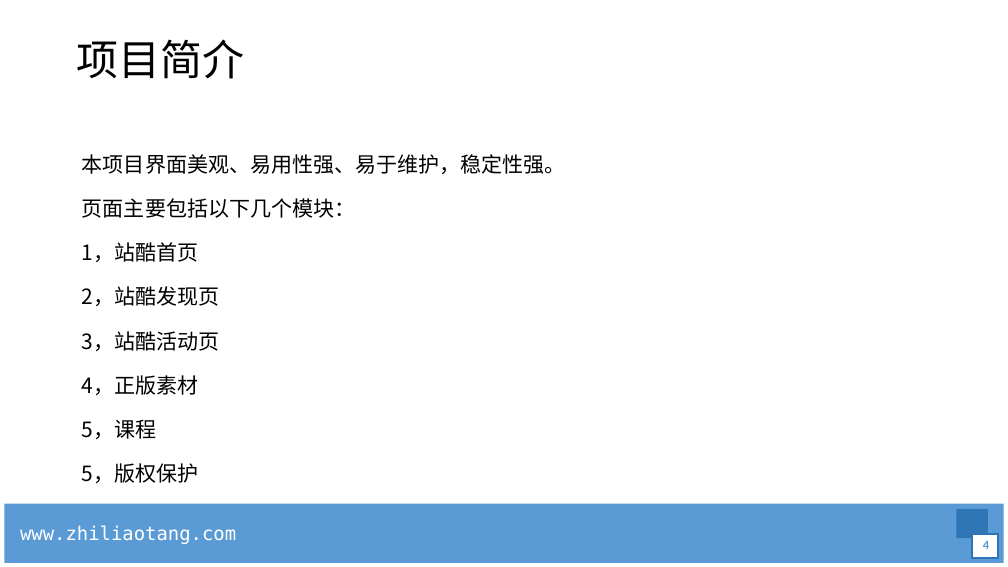
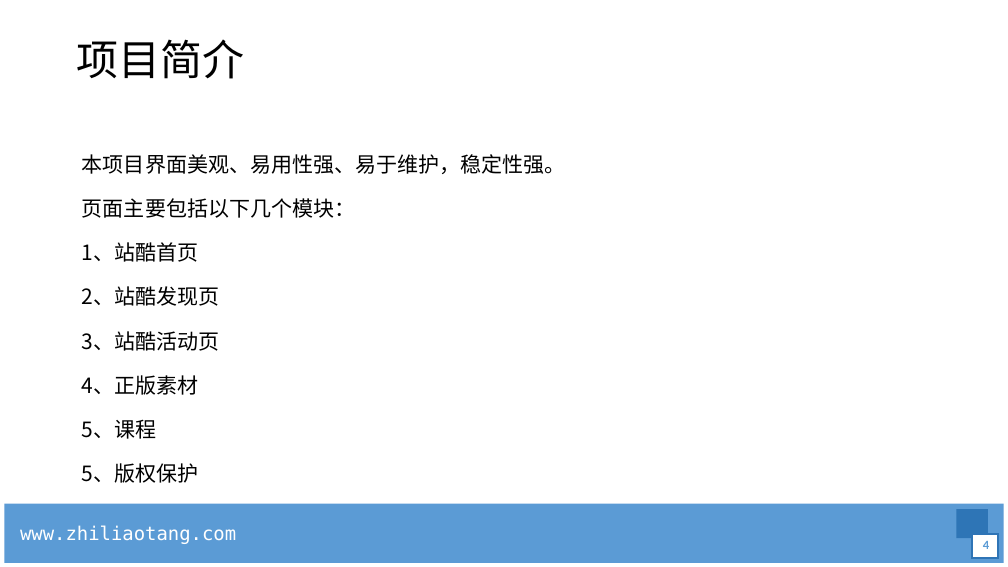
Before and after one commit to 6luckysong6/zhanku, a slide deck: slide 4 of 项目考核.pptx. Drawn at 1008x567 pixels with LibreOffice and Linux fonts; fonts in the diff are those of the drawing; background and template pictures are left out. Boxes give left, top, right and bottom in pixels: in the first picture for what was removed or moved away, otherwise in the second. Text is boxed around its words. In the diff, an @@ line names an element or a change of style, - is before the commit and + after.

```diff
--- a/项目考核.pptx
+++ b/项目考核.pptx
@@ text at <box>82,242,220,483</box>: text changed @@
-1，站酷首页
-2，站酷发现页
-3，站酷活动页
-4，正版素材
-5，课程
-5，版权保护
+1、站酷首页
+2、站酷发现页
+3、站酷活动页
+4、正版素材
+5、课程
+5、版权保护
```
Also in this commit, not shown: 4 other slides changed, 1 slide added, 2 slides removed, 2 other files.
